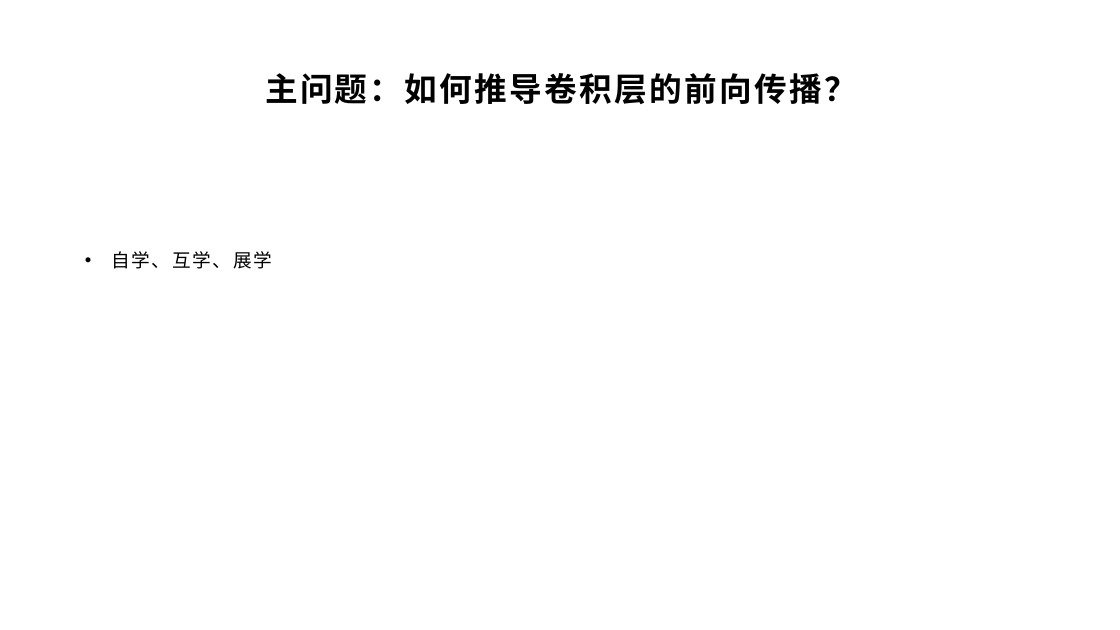
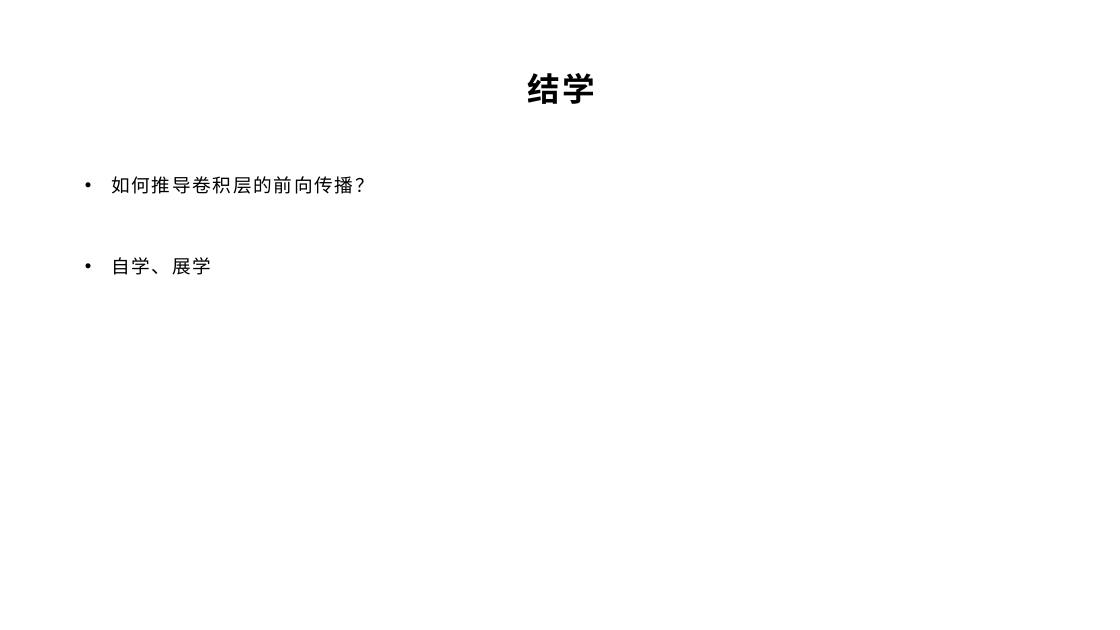
Before and after one commit to yyc-git/DeepLearningEdu, a slide deck: slide 27 of lessons/8_conv_layer_forward/ppt/卷积神经网络与卷积层的前向传播推导.pptx (slide 28 before the commit). Drawn at 1120x630 pixels with LibreOffice and Linux fonts; fonts in the diff are those of the drawing; background and template pictures are left out. Boxes give left, top, right and bottom in pixels: in the first picture for what was removed or moved away, otherwise in the second. Text is boxed around its words. In the diff, an @@ line names an element or a change of style, - is before the commit and + after.

```diff
--- a/lessons/8_conv_layer_forward/ppt/卷积神经网络与卷积层的前向传播推导.pptx
+++ b/lessons/8_conv_layer_forward/ppt/卷积神经网络与卷积层的前向传播推导.pptx
@@ title at (527, 73, 595, 104): text changed @@
-主问题：如何推导卷积层的前向传播？
+结学
@@ text at (111, 176, 374, 275): text changed @@
-• 自学、互学、展学
+• 如何推导卷积层的前向传播？
+• 自学、展学
```
Also in this commit, not shown: 7 other slides changed, 1 slide added, 3 slides removed, 19 other files.
